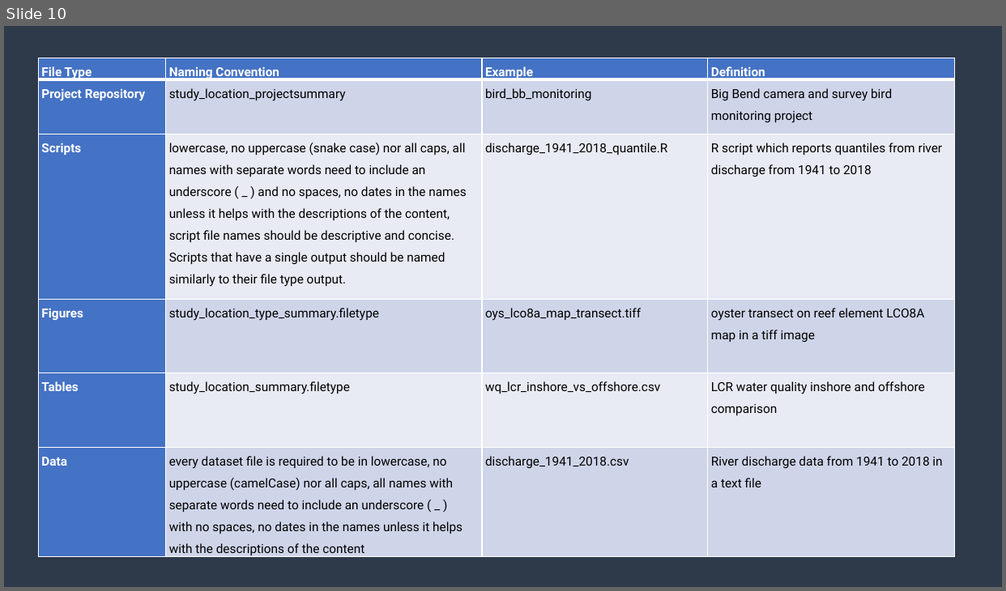
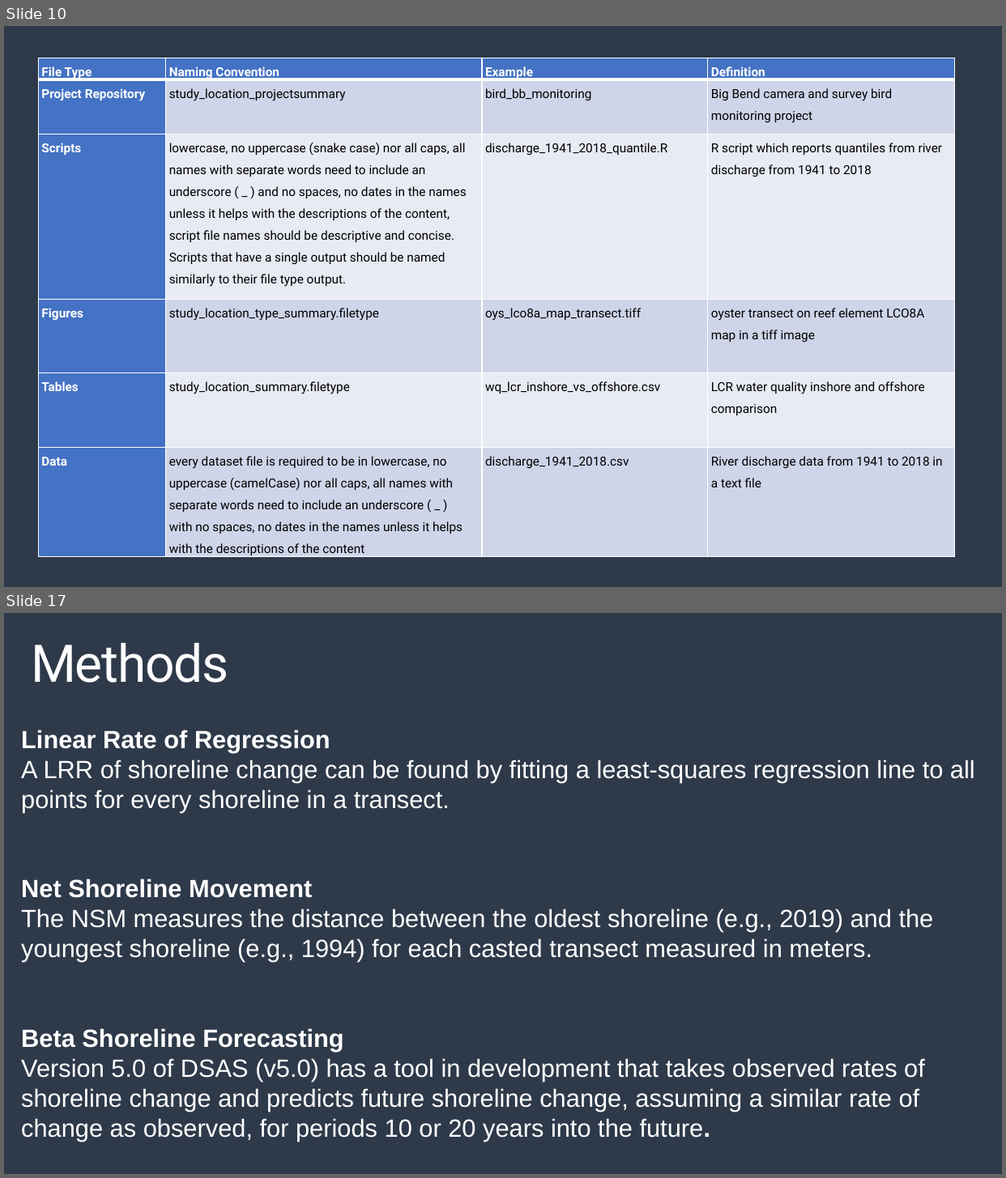
Before and after one commit to melimore86/graduate_courses, a slide deck: graduate_research/defense_moreno.pptx. Shown one above the other, each under a label of ours: slide 10 before the commit, slides 10 and 17 after it; the slides between them are not shown. The pictures are 1006x591 and 1006x1178 pixels, drawn with LibreOffice and Linux fonts; fonts in the diff are those of the drawing. Boxes give left, top, right and bottom in pixels: in the first picture for what was removed or moved away, otherwise in the second. Text is boxed around its words. In the diff, an @@ line names an element or a change of style, - is before the commit and + after.

```diff
--- a/graduate_research/defense_moreno.pptx
+++ b/graduate_research/defense_moreno.pptx
@@ slide 17 added at [4,613,1002,1174], background #1D242E; not listed: 1 template element that a slide beside it also shows @@
@@ text added at [31,643,229,683], 50 pt, text #FFFFFF @@
+Methods
@@ text added at [21,730,975,1142], 24 pt, text #FFFFFF @@
+Linear Rate of Regression
+A LRR of shoreline change can be found by fitting a least-squares regression line to all points for every shoreline in a transect.
+Net Shoreline Movement
+The NSM measures the distance between the oldest shoreline (e.g., 2019) and the youngest shoreline (e.g., 1994) for each casted transect measured in meters.
+Beta Shoreline Forecasting
+Version 5.0 of DSAS (v5.0) has a tool in development that takes observed rates of shoreline change and predicts future shoreline change, assuming a similar rate of change as observed, for periods 10 or 20 years into the future.
```
Also in this commit, not shown: 6 slides changed, 16 other slides added, 14 slides removed, 2 other files.
